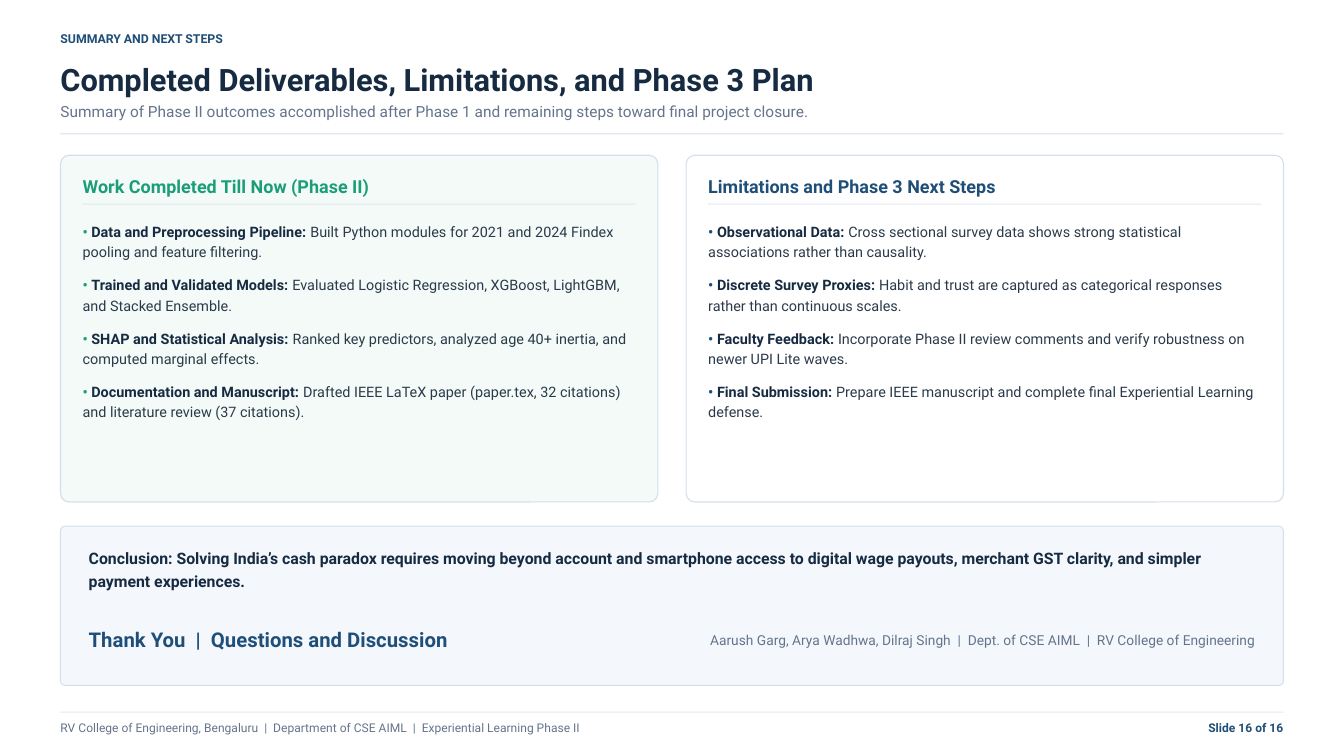
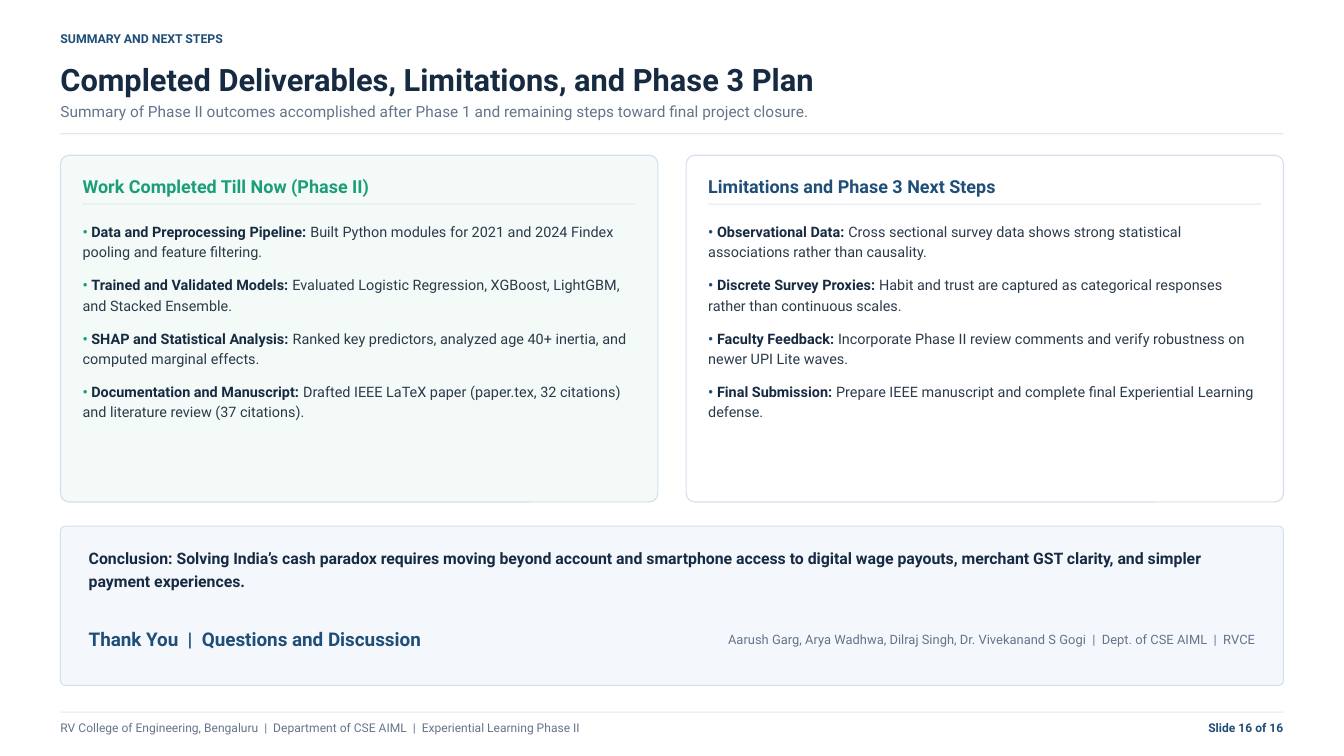
Before and after one commit to aryawadhwa/pomeel, a slide deck: slide 16 of Capable-but-Cash_Experiential_Learning_Phase_II.pptx. Drawn at 1344x756 pixels with LibreOffice and Linux fonts; fonts in the diff are those of the drawing. Boxes give left, top, right and bottom in pixels: in the first picture for what was removed or moved away, otherwise in the second. Text is boxed around its words. In the diff, an @@ line names an element or a change of style, - is before the commit and + after.

```diff
--- a/Capable-but-Cash_Experiential_Learning_Phase_II.pptx
+++ b/Capable-but-Cash_Experiential_Learning_Phase_II.pptx
@@ text "Thank You | Questions and ..." at [89, 631, 421, 648]: size 14.5 to 13.5 pt @@
@@ text at [728, 634, 1255, 647]: text changed; size 9.8 to 9.2 pt @@
-Aarush Garg, Arya Wadhwa, Dilraj Singh | Dept. of CSE AIML | RV College of Engineering
+Aarush Garg, Arya Wadhwa, Dilraj Singh, Dr. Vivekanand S Gogi | Dept. of CSE AIML | RVCE
```
Also in this commit, not shown: 1 other slide changed, 2 other files.
